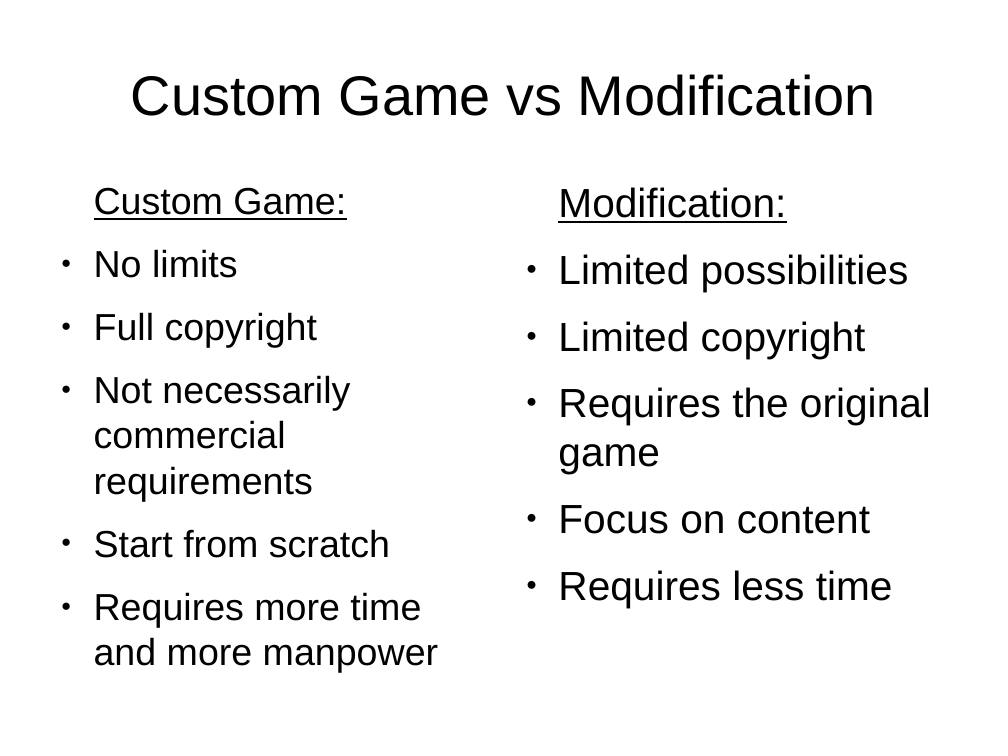
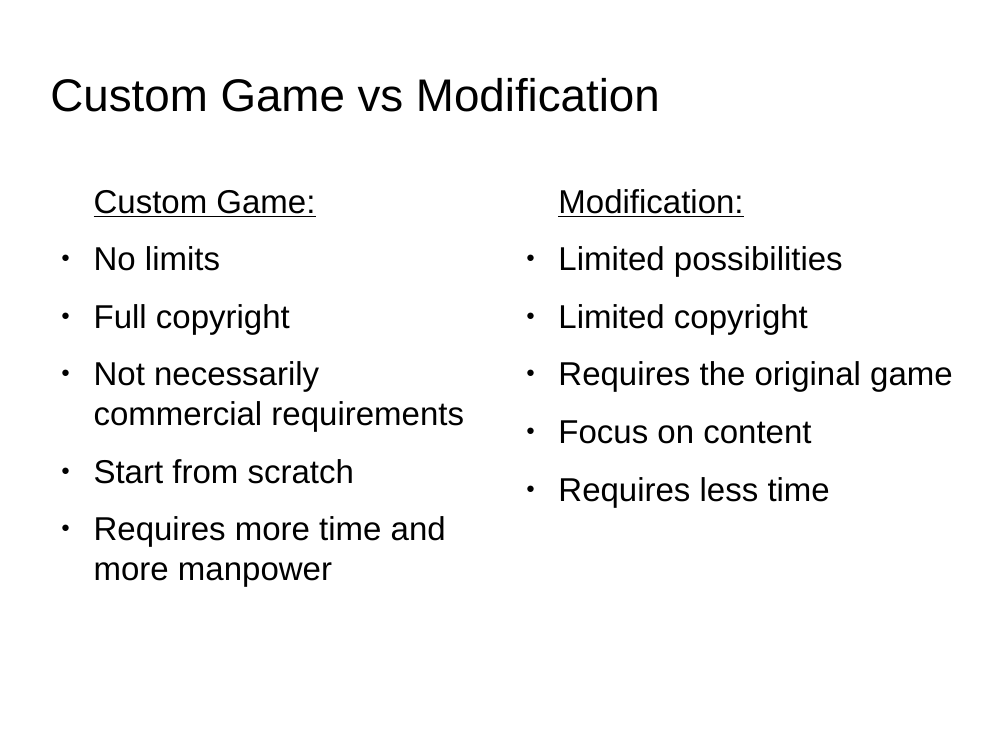
Before and after one commit to tdauth/dmdf, a slide deck: slide 4 of doc/presentation.odp (slide 5 before the commit). Drawn at 1008x756 pixels with LibreOffice and Linux fonts; fonts in the diff are those of the drawing; background and template pictures are left out. Boxes give left, top, right and bottom in pixels: in the first picture for what was removed or moved away, otherwise in the second. Text is boxed around its words. In the diff, an @@ line names an element or a change of style, - is before the commit and + after.

```diff
--- a/doc/presentation.odp
+++ b/doc/presentation.odp
@@ title "Custom Game vs Modification": place and size @@
-title "Custom Game vs Modification" at [131,74,876,116]
+title "Custom Game vs Modification" at [50,78,660,112]
@@ title "Custom Game vs Modification" at [50,78,660,112]: size 44 to 36 pt; alignment centre to left @@
@@ text "Custom Game:" at [94,190,464,586]: size 29.6 to 26 pt @@
@@ text "Modification:" at [558,189,953,507]: size 32 to 26 pt @@
```
Also in this commit, not shown: 9 other slides changed, 5 slides added, 7 other files.
